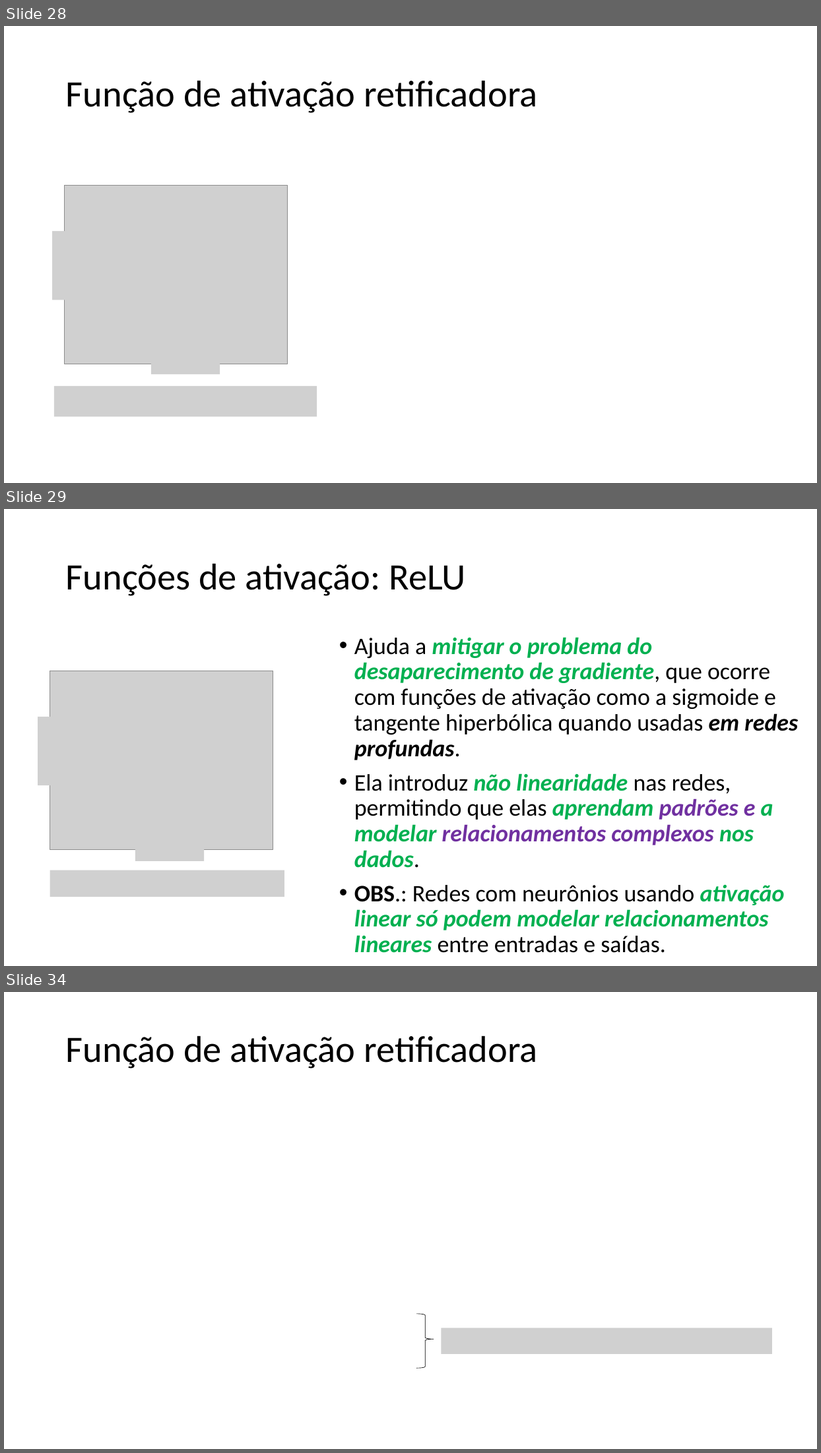
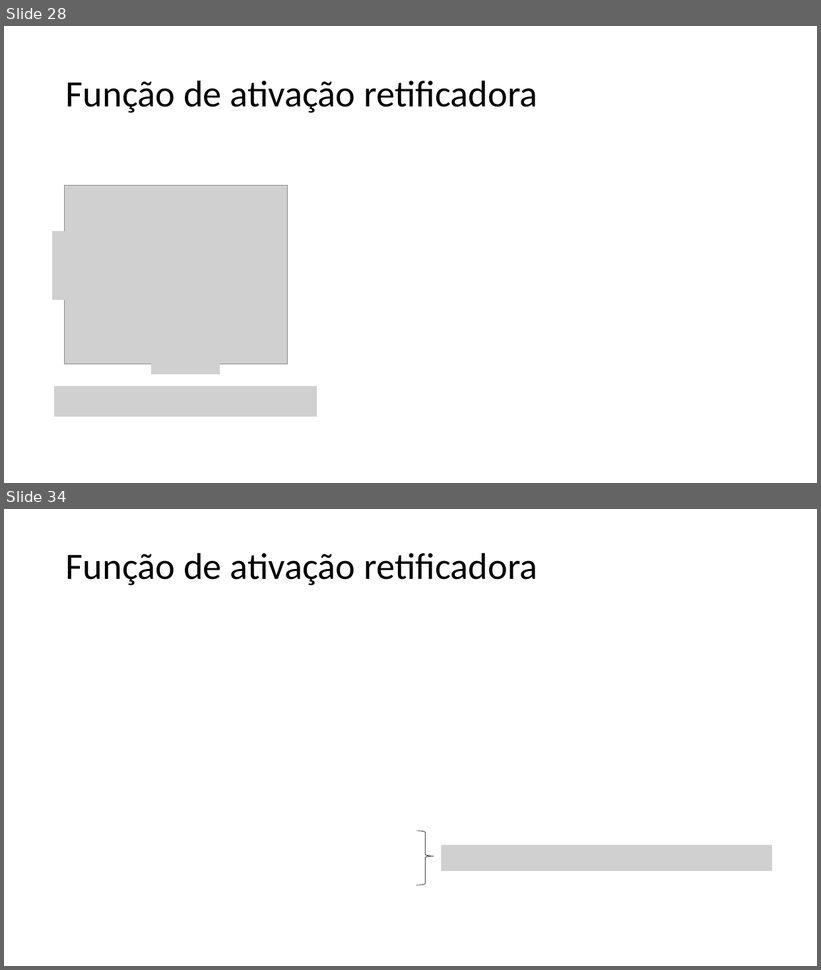
Before and after one commit to zz4fap/t320_aprendizado_de_maquina, a slide deck: slides/T320_Redes_Neurais_Artificiais (Parte II).pptx. Shown one above the other, each under a label of ours: slides 28, 29 and 34 before the commit, slides 28 and 34 after it; the slides between them are not shown. The pictures are 821x1453 and 821x970 pixels, drawn with LibreOffice and Linux fonts; fonts in the diff are those of the drawing; grey boxes stand for pictures. Boxes give left, top, right and bottom in pixels: in the first picture for what was removed or moved away, otherwise in the second. Text is boxed around its words. In the diff, an @@ line names an element or a change of style, - is before the commit and + after.

```diff
--- a/slides/T320_Redes_Neurais_Artificiais (Parte II).pptx
+++ b/slides/T320_Redes_Neurais_Artificiais (Parte II).pptx
@@ slide 29 removed at [4, 509, 817, 966], background #FFFFFF @@
@@ title removed at [66, 563, 465, 596] @@
-Funções de ativação: ReLU
@@ text removed at [354, 637, 798, 953] @@
-• Ajuda a mitigar o problema do desaparecimento de gradiente, que ocorre com funções de ativação como a sigmoide e tangente hiperbólica quando usadas em redes profundas.
-• Ela introduz não linearidade nas redes, permitindo que elas aprendam padrões e a modelar relacionamentos complexos nos dados.
-• OBS.: Redes com neurônios usando ativação linear só podem modelar relacionamentos lineares entre entradas e saídas.
@@ picture removed at [50, 671, 273, 850] @@
@@ picture removed at [38, 717, 59, 786] @@
@@ picture removed at [135, 841, 204, 861] @@
@@ picture removed at [50, 871, 284, 898] @@
```
Also in this commit, not shown: 2 slides changed, 5 slides added.
